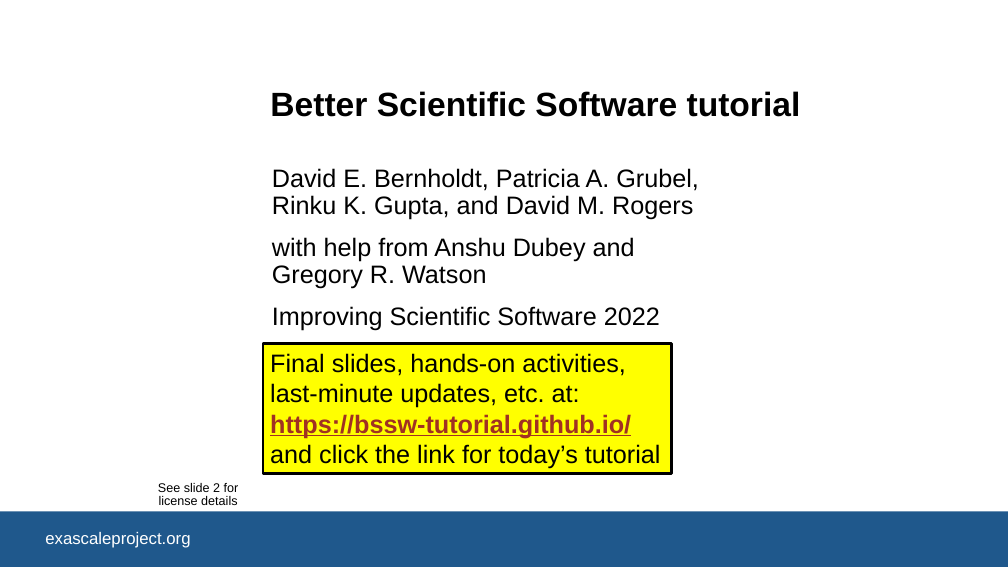
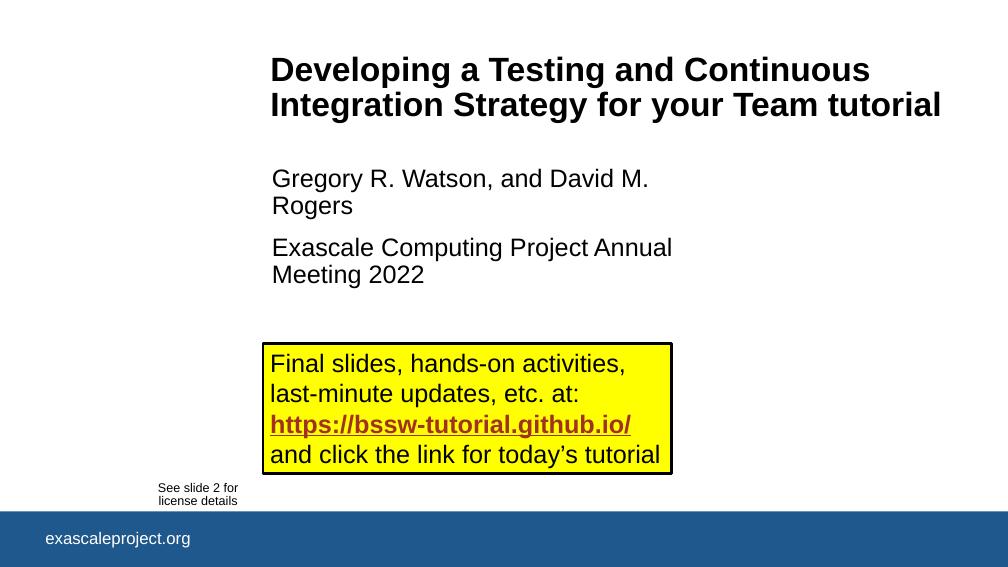
Before and after one commit to bssw-tutorial/presentations, a slide deck: slide 1 of intro.pptx. Drawn at 1008x567 pixels with LibreOffice and Linux fonts; fonts in the diff are those of the drawing; background and template pictures are left out. Boxes give left, top, right and bottom in pixels: in the first picture for what was removed or moved away, otherwise in the second. Text is boxed around its words. In the diff, an @@ line names an element or a change of style, - is before the commit and + after.

```diff
--- a/intro.pptx
+++ b/intro.pptx
@@ title at <box>270,56,942,123</box>: text changed @@
-Better Scientific Software tutorial
+Developing a Testing and Continuous Integration Strategy for your Team tutorial
@@ subtitle at <box>272,168,672,289</box>: text changed @@
-David E. Bernholdt, Patricia A. Grubel, Rinku K. Gupta, and David M. Rogers
-with help from Anshu Dubey and Gregory R. Watson
-Improving Scientific Software 2022
+Gregory R. Watson, and David M. Rogers
+Exascale Computing Project Annual Meeting 2022
```
Also in this commit, not shown: 4 other slides changed, 6 other files.
